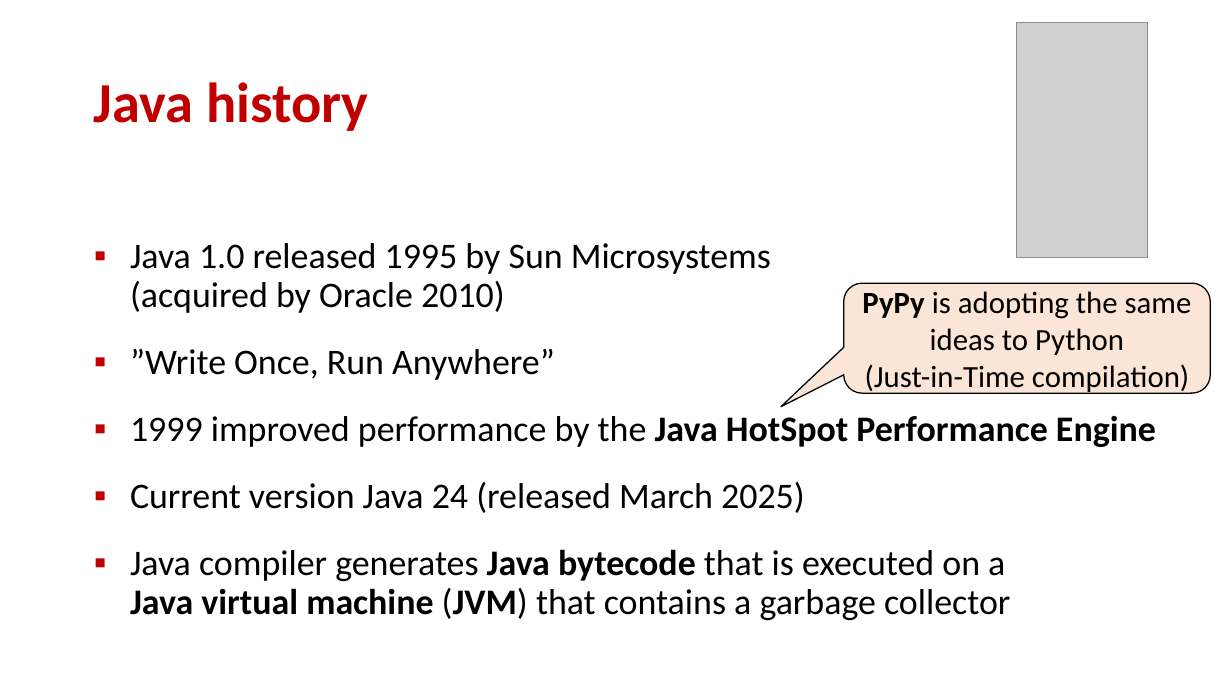
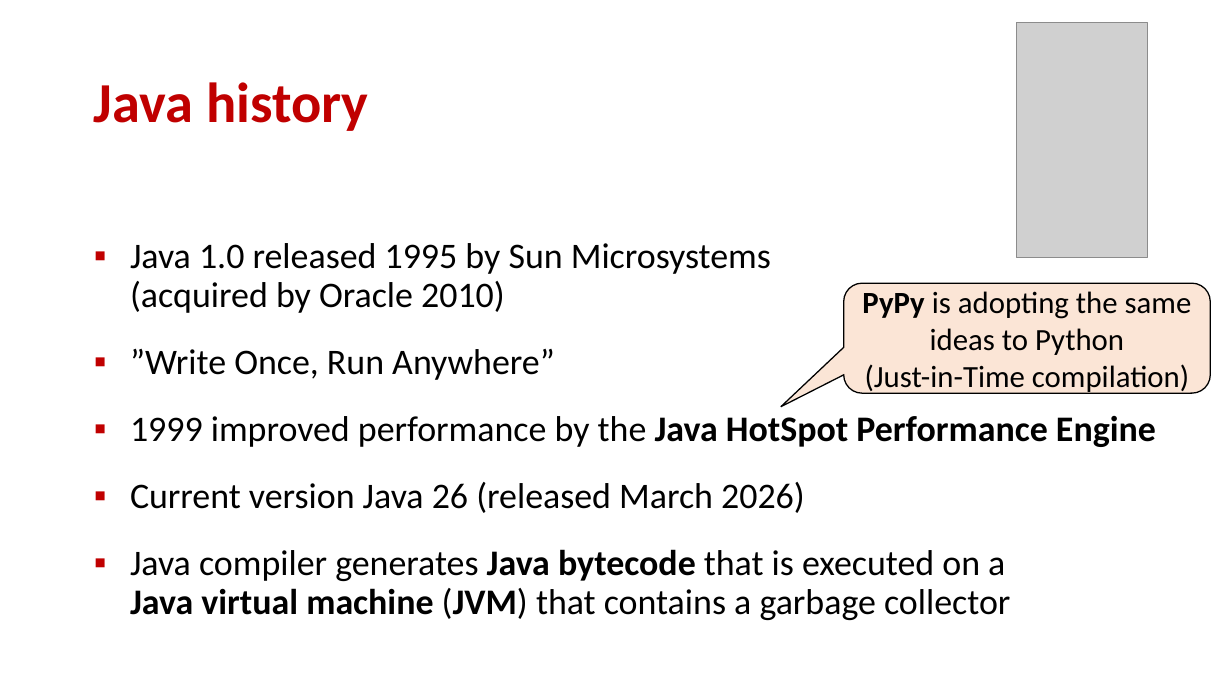
Before and after one commit to gsbrodal/gsbrodal.github.io, a slide deck: slide 3 of ipsa/slides/java.pptx. Drawn at 1232x693 pixels with LibreOffice and Linux fonts; fonts in the diff are those of the drawing; grey boxes stand for pictures. Boxes give left, top, right and bottom in pixels: in the first picture for what was removed or moved away, otherwise in the second. Text is boxed around its words. In the diff, an @@ line names an element or a change of style, - is before the commit and + after.

Commit message:
all-slides-with-answers.pdf all-slides.pdf code.zip java.pdf java.pptx

```diff
--- a/ipsa/slides/java.pptx
+++ b/ipsa/slides/java.pptx
@@ text at (x1=130, y1=482, x2=805, y2=513): text changed @@
-▪ Current version Java 24 (released March 2025)
+▪ Current version Java 26 (released March 2026)
```
Also in this commit, not shown: 3 other slides changed, 4 other files.
